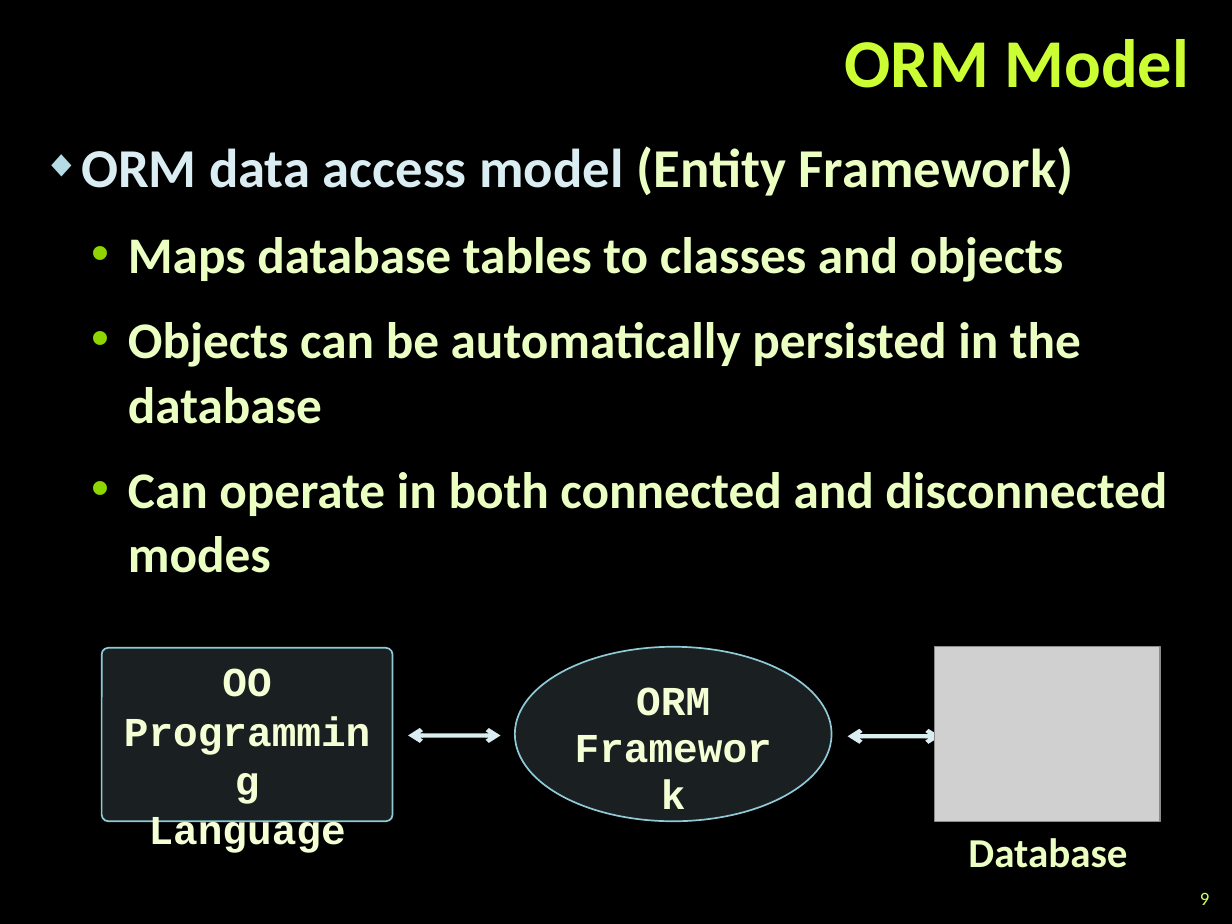
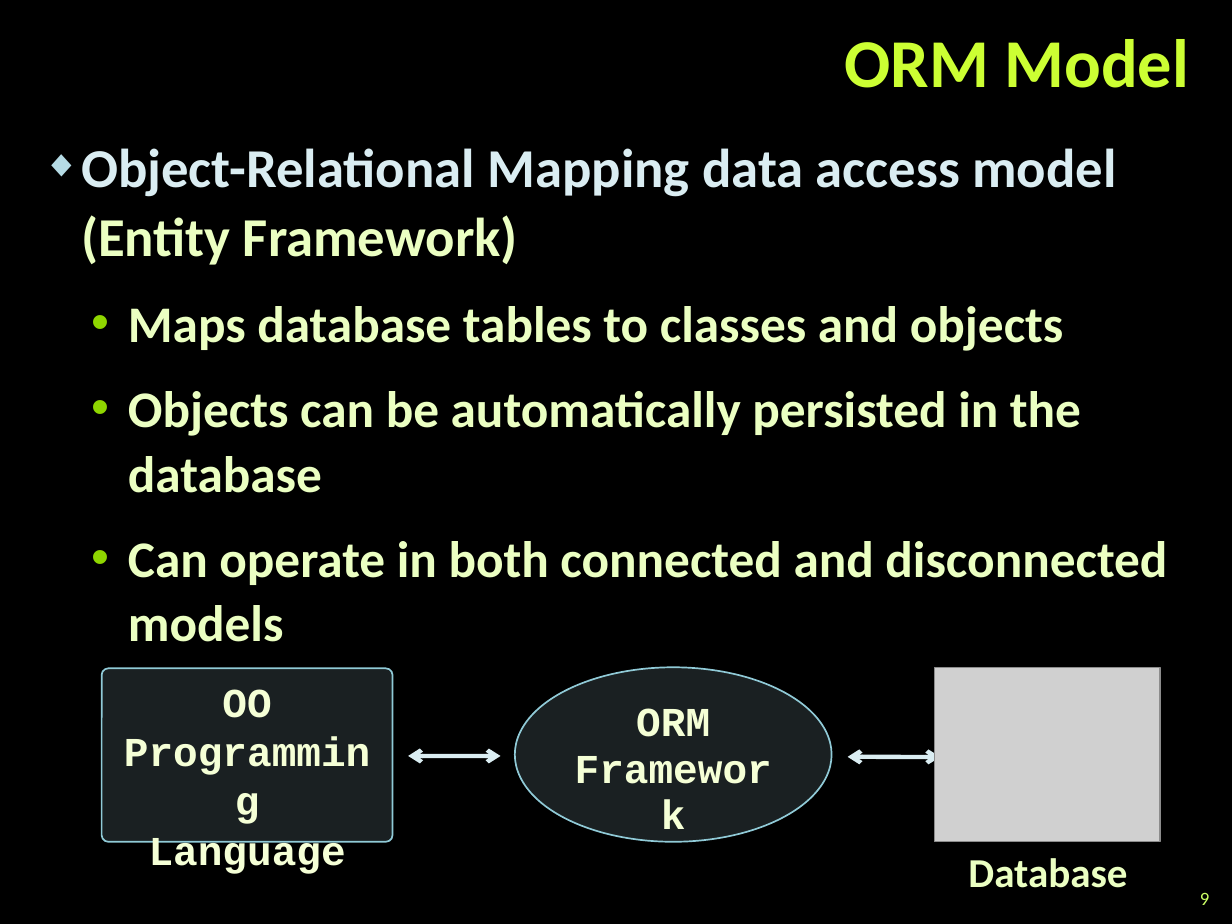
Before and after one commit to martin-nikolov/Telerik-Academy, a slide deck: slide 9 of Databases/07. Data Access with ADO.NET/ADO.NET.pptx. Drawn at 1232x924 pixels with LibreOffice and Linux fonts; fonts in the diff are those of the drawing; grey boxes stand for pictures; background and template pictures are left out. Boxes give left, top, right and bottom in pixels: in the first picture for what was removed or moved away, otherwise in the second. Text is boxed around its words. In the diff, an @@ line names an element or a change of style, - is before the commit and + after.

Commit message:
DB - Data Access with ADO.NET -HW -U

```diff
--- a/Databases/07. Data Access with ADO.NET/ADO.NET.pptx
+++ b/Databases/07. Data Access with ADO.NET/ADO.NET.pptx
@@ text at (81, 148, 1116, 265): text changed @@
-◆ ORM data access model (Entity Framework)
+◆ Object-Relational Mapping data access model (Entity Framework)
@@ text at (128, 541, 1167, 642): text changed @@
-  • Can operate in both connected and disconnected modes
+  • Can operate in both connected and disconnected models
@@ 2 double arrows, 1 picture, 1 ellipse, 1 rounded rectangle, 1 text: place and size @@
-2 double arrows, 1 picture, 1 ellipse, 1 rounded rectangle, 1 text at (102, 647, 1159, 868)
+2 double arrows, 1 picture, 1 ellipse, 1 rounded rectangle, 1 text at (102, 668, 1159, 888)
```
Also in this commit, not shown: 3 other slides changed, 39 other files.
